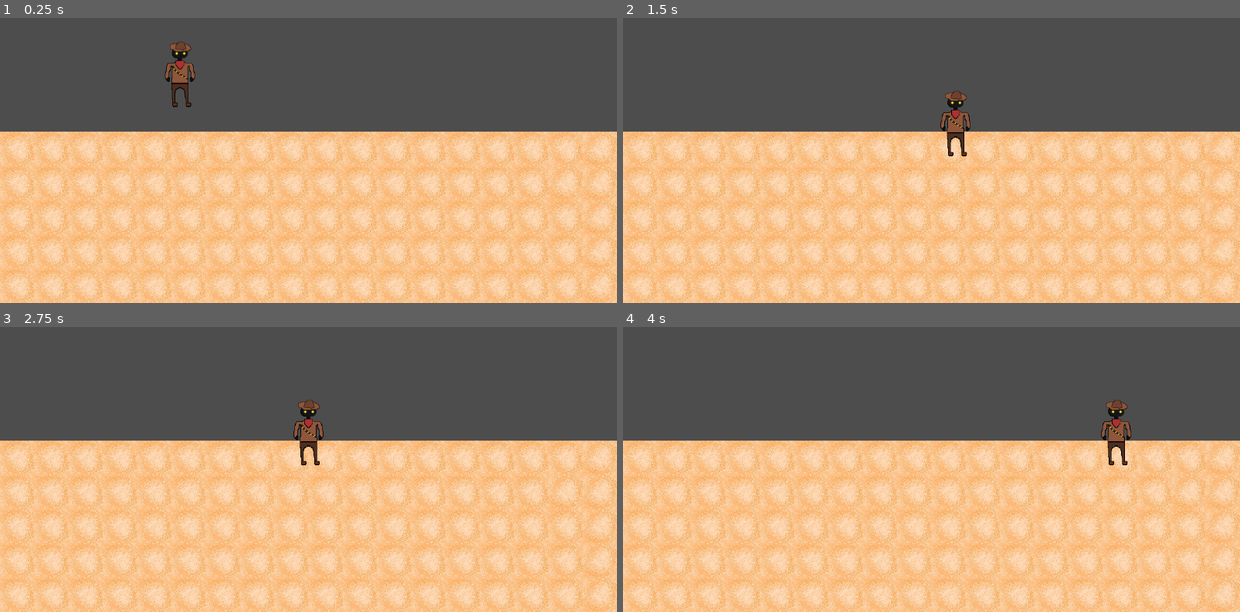
Above: before the commit, frames 1-4 (two rows, left to right).
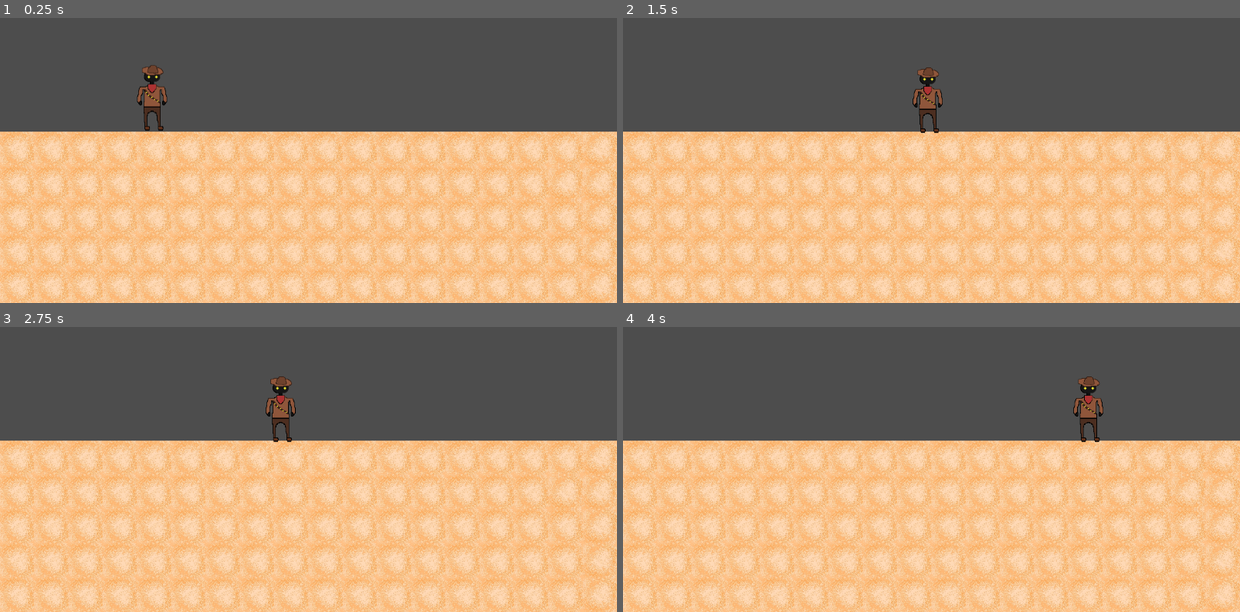
Above: after the commit, the same moments.

Repository: Abmccullough1/New-Cowboy-with-a-wand
Game: Godot game, scene res://main.tscn
Same seed, same stepped clock (60 frames per second), same inputs: the game is played once before the commit and once after it.
Inputs:
- Up to frame 1 (0.25 s): no input
- Up to frame 2 (1.5 s): tap Enter (ui_accept) at 0.5, 0.77 s; hold Right (ui_right) from 0.53 s (still down)
- Up to frame 3 (2.75 s): tap Enter (ui_accept) at 1.52 s; release Right (ui_right) at 2.03 s; hold Left (ui_left) from 2.03 s (still down)
- Up to frame 4 (4 s): release Left (ui_left) at 2.78 s; hold Right (ui_right) from 2.78 s (still down); tap Enter (ui_accept) at 3.02, 3.77 s

The runs differ from the first frame. In frame 1, 1.2% of the frame differs, in the area x 22-32%, y 8-40%; in frame 2, 1.2%, in the area x 46-57%, y 17-49%; in frame 3, 1.2%; in frame 4, 1.2%.

Commit message:
i fixed the sprite falling thru the ground Rjay did not help at all ;)

Diff:
--- a/Player/character_body_2d.tscn
+++ b/Player/character_body_2d.tscn
@@ -2,8 +2,6 @@
 
 [ext_resource type="Script" path="res://Player/player.gd" id="1_0fhkd"]
 [ext_resource type="Texture2D" uid="uid://toh53vwqusqc" path="res://Cowboy with a Wand/cowboizardstand.png" id="2_3jxdb"]
-
-[sub_resource type="CapsuleShape2D" id="CapsuleShape2D_5rn4u"]
 
 [sub_resource type="SpriteFrames" id="SpriteFrames_foyrw"]
 animations = [{
@@ -24,12 +22,17 @@
 "speed": 5.0
 }]
 
+[sub_resource type="CapsuleShape2D" id="CapsuleShape2D_5rn4u"]
+radius = 15.0
+height = 118.0
+
 [node name="Player" type="CharacterBody2D"]
 script = ExtResource("1_0fhkd")
-
-[node name="CollisionShape2D" type="CollisionShape2D" parent="."]
-shape = SubResource("CapsuleShape2D_5rn4u")
 
 [node name="AnimatedSprite2D" type="AnimatedSprite2D" parent="."]
 sprite_frames = SubResource("SpriteFrames_foyrw")
 animation = &"Run"
+
+[node name="CollisionShape2D" type="CollisionShape2D" parent="."]
+position = Vector2(1, 0)
+shape = SubResource("CapsuleShape2D_5rn4u")
--- a/main.tscn
+++ b/main.tscn
@@ -138,4 +138,4 @@
 layer_0/tile_data = PackedInt32Array(-65536, 0, 0, -65535, 0, 0, -65534, 0, 0, -65533, 0, 0, -65532, 0, 0, -65531, 0, 0 …(1297 unchanged characters)…
 
 [node name="CharacterBody2D" parent="." instance=ExtResource("1_lewqp")]
-position = Vector2(336, 188)
+position = Vector2(284, 232)
